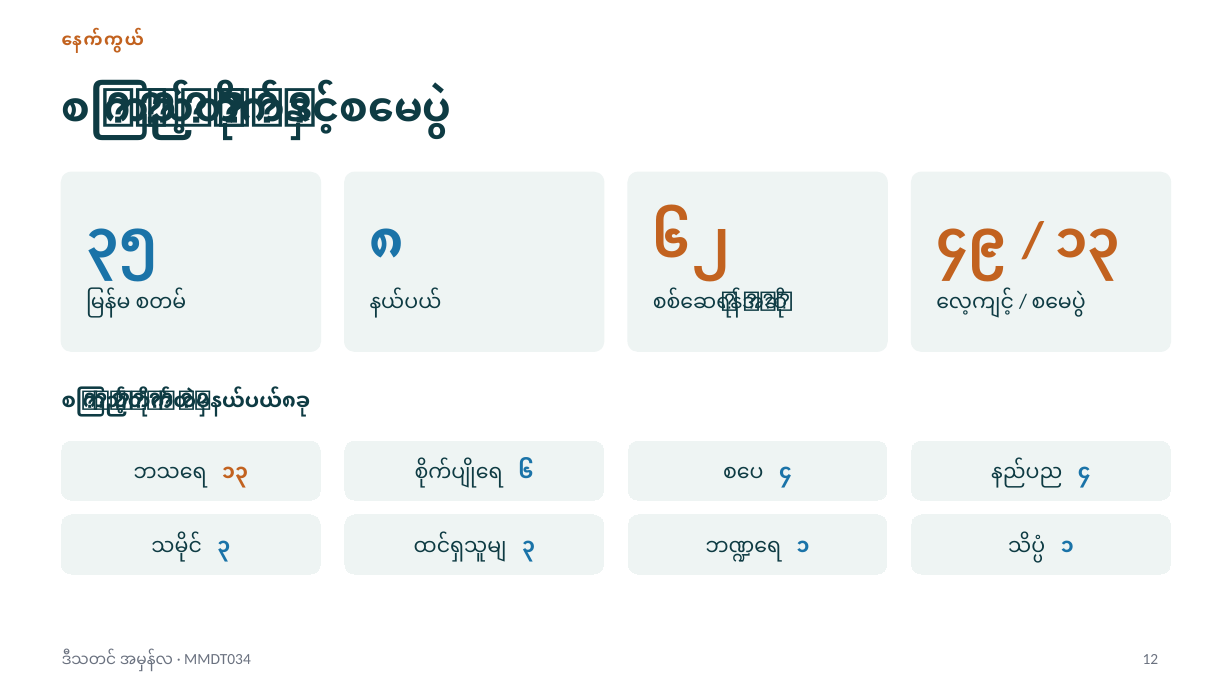
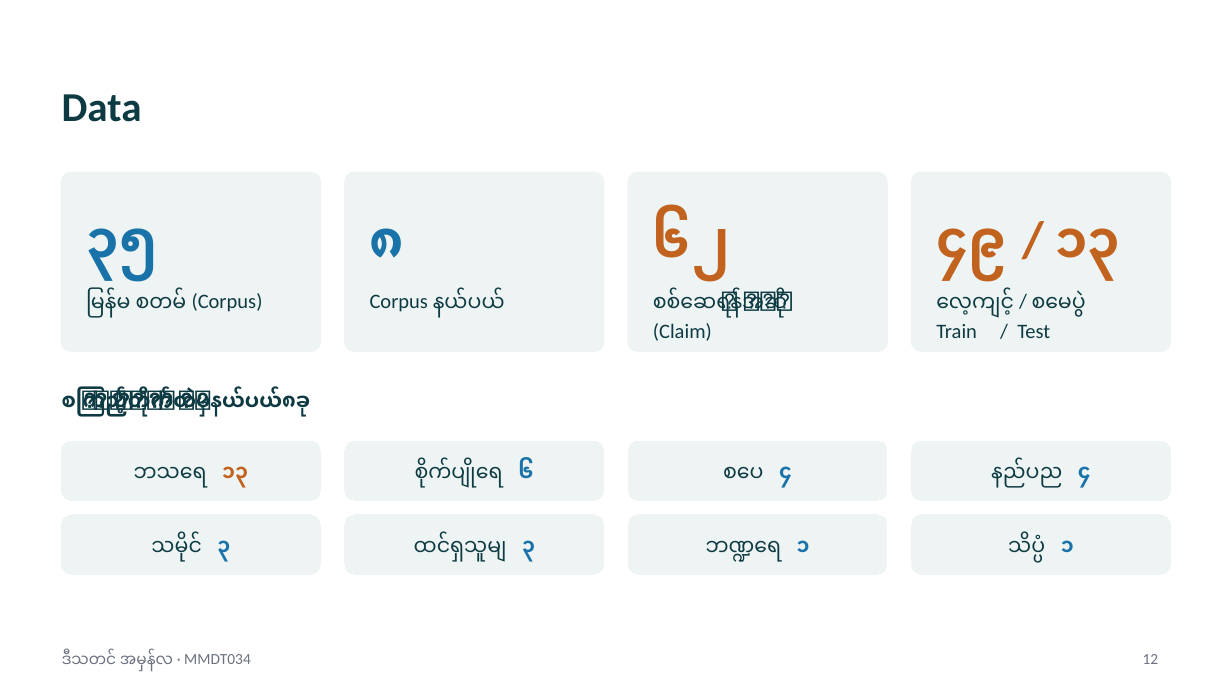
Before and after one commit to susandarlin/MMDT-P4-MyanmarNLP, a slide deck: slide 12 of presentation/project-story-mm.pptx. Drawn at 1232x693 pixels with LibreOffice and Linux fonts; fonts in the diff are those of the drawing. Boxes give left, top, right and bottom in pixels: in the first picture for what was removed or moved away, otherwise in the second. Text is boxed around its words. In the diff, an @@ line names an element or a change of style, - is before the commit and + after.

Commit message:
feat: add presentation files

```diff
--- a/presentation/project-story-mm.pptx
+++ b/presentation/project-story-mm.pptx
@@ text removed at (62,27,144,53) @@
-နောက်ကွယ်
@@ title at (62,94,142,122): text changed @@
-စာကြည့်တိုက်နှင့် စာမေးပွဲ
+Data
@@ text at (86,287,263,318): text changed @@
-မြန်မာ စာတမ်း
+မြန်မာ စာတမ်း (Corpus)
@@ text at (370,287,505,318): text changed @@
-နယ်ပယ်
+Corpus နယ်ပယ်
@@ text at (653,287,787,341): text changed @@
-စစ်ဆေးရန် အဆို
+စစ်ဆေးရန် အဆို (Claim)
@@ text at (936,324,1050,338): paragraph added @@
+Train / Test
```
Also in this commit, not shown: 7 other slides changed, 1 slide removed, 6 other files.
